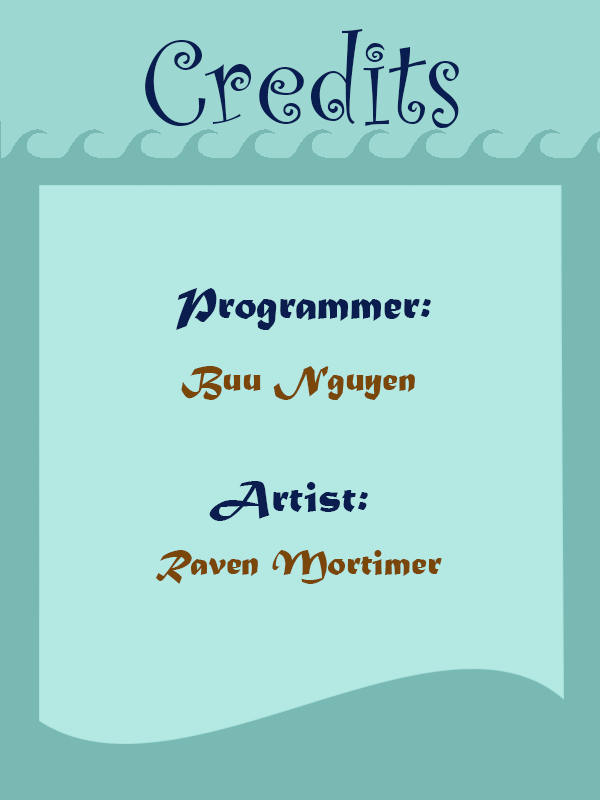
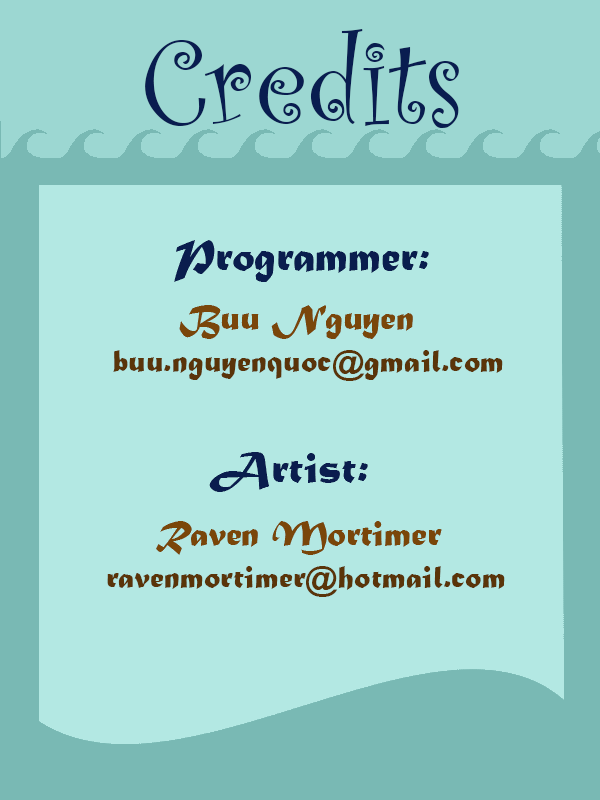
Layers edited between the first and the second 600 × 800 image:
renamed "Credits" to "buu.nguyenquoc@gmail.com", painted on it over (39, 185, 564, 744)
